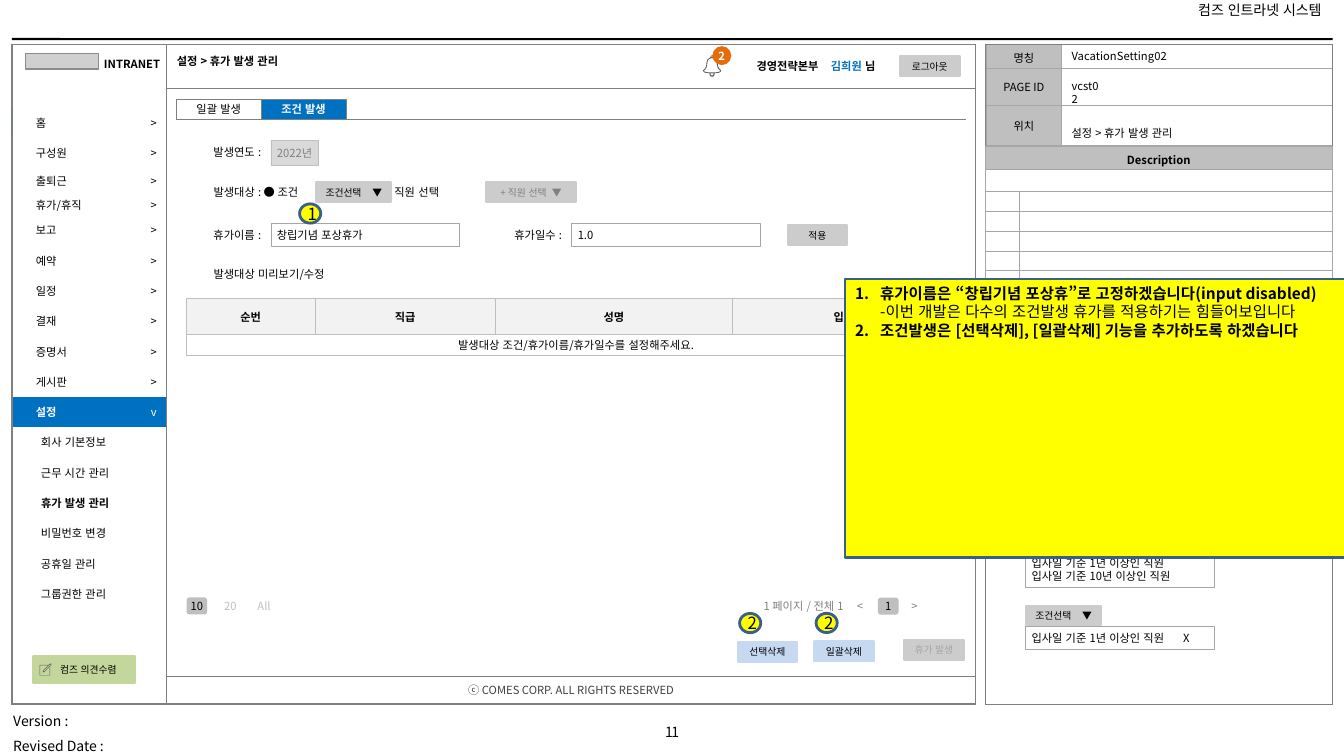
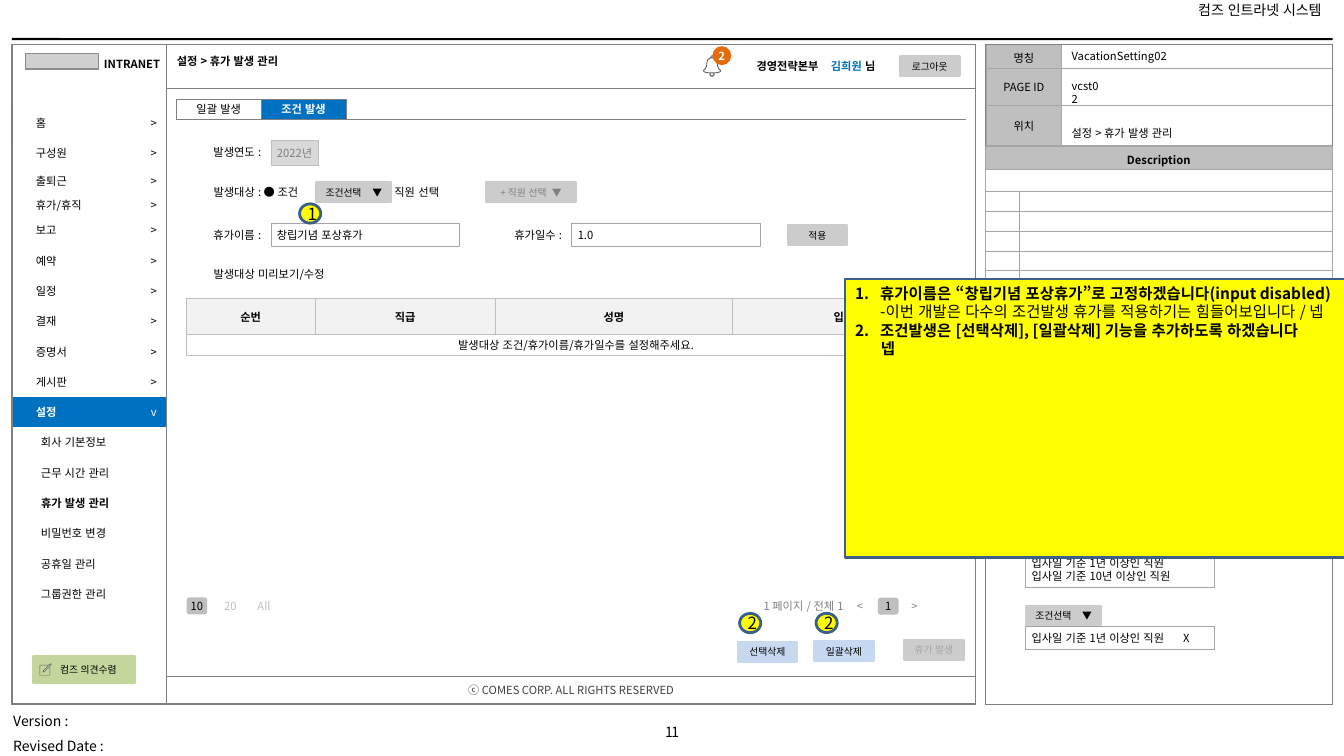
Before and after one commit to yamdeng/coms_groupware, a slide deck: slide 11 of docs/컴즈_인트라넷 시스템_화면 설계서_V0.80_안용성질의사항_1011.pptx. Drawn at 1344x756 pixels with LibreOffice and Linux fonts; fonts in the diff are those of the drawing; grey boxes stand for pictures; background and template pictures are left out. Boxes give left, top, right and bottom in pixels: in the first picture for what was removed or moved away, otherwise in the second. Text is boxed around its words. In the diff, an @@ line names an element or a change of style, - is before the commit and + after.

```diff
--- a/docs/컴즈_인트라넷 시스템_화면 설계서_V0.80_안용성질의사항_1011.pptx
+++ b/docs/컴즈_인트라넷 시스템_화면 설계서_V0.80_안용성질의사항_1011.pptx
@@ text in rectangle at (880,285,1331,319): text changed @@
-1. 휴가이름은 “창립기념 포상휴”로 고정하겠습니다(input disabled)
-   -이번 개발은 다수의 조건발생 휴가를 적용하기는 힘들어보입니다
+1. 휴가이름은 “창립기념 포상휴가”로 고정하겠습니다(input disabled)
+   -이번 개발은 다수의 조건발생 휴가를 적용하기는 힘들어보입니다 / 넵
@@ text in rectangle at (881,339,895,359): paragraph added @@
+넵
```
Also in this commit, not shown: 13 other slides changed, 20 other files.
